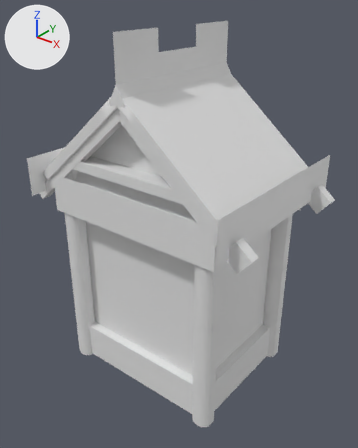
What one commit did to the FBX model Assets/Models/stone_building_tallandslim.fbx.
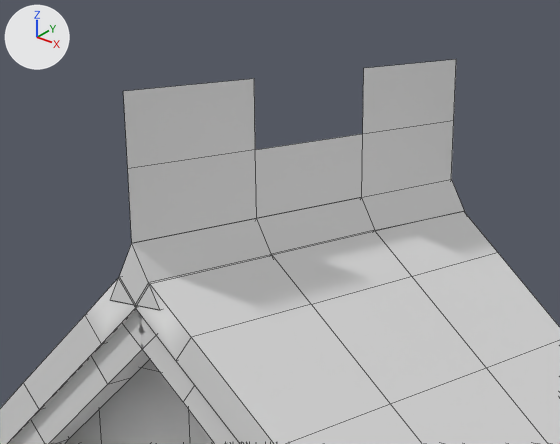
Each version appears first whole from a 50 mm lens placed at (-15.93, 60.73, 13.79), pointed at (-23.3, 69.94, 8.08), and next in a close-up on the part from 20% to 74% of the width and 0% to 34% of the height. Arrows for +X, +Y and +Z are at upper left; the lights stay in place. The close-ups show mesh edges as thin lines. Materials are left out; every surface is plain grey. Vertices at the same position are counted once.

Script lines for the objects in view, before the commit:
```python
me_cube_442 = bpy.data.meshes.new('Cube.442')
me_cube_442.from_pydata(...)  # 1792 vertices, 1094 faces; spans x -3.4..3.38, y -2.38..2.62, z -3.95..5.18
# faces by material slot: [984, 110]
me_cube_442.materials.append(mat_tileset_01)
me_cube_442.materials.append(mat_brick_bright_tileset)
ob_stone_building_tallandslim = bpy.data.objects.new('stone_building_tallandslim', me_cube_442)
ob_stone_building_tallandslim.location = (-23.35, 69.95, 7.77)
```
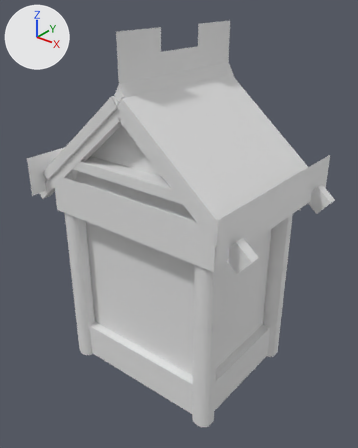
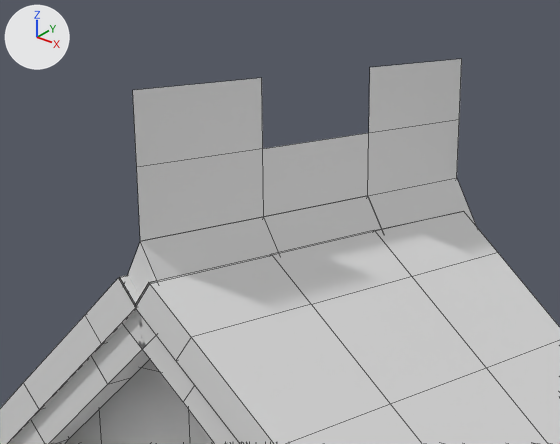
Where the change shows, as pixel boxes (x1, y1, x2, y2) in the close-ups (560 x 444 px; the box of a moved part takes in the faces that stretch with it):
```json
{"part": 1, "of": "me_cube_442", "change": "moved or reshaped", "before": [111, 244, 160, 310], "after": [124, 242, 157, 296]}
{"part": 2, "of": "me_cube_442", "change": "moved or reshaped", "before": [123, 59, 456, 243], "after": [133, 59, 462, 241]}
{"part": 3, "of": "me_cube_442", "change": "rebuilt", "before": [132, 179, 465, 306], "after": [368, 178, 476, 230]}
{"part": 4, "of": "me_cube_442", "change": "moved or reshaped", "before": [65, 211, 498, 444], "after": [65, 196, 498, 444]}
```

Edits to the scene script, one JSON object a line:
```json
{"block": "me_cube_442", "where": "# used by ob_stone_building_tallandslim; location = (-23.35, 69.95, 7.77)"}
{"op": "remove", "block": "me_cube_442", "code": "me_cube_442.from_pydata(...)  # 1792 vertices, 1094 faces; spans x -3.4..3.38, y -2.38..2.62, z -3.95..5.18"}
{"op": "add", "block": "me_cube_442", "code": "me_cube_442.from_pydata(...)  # 1843 vertices, 1094 faces; spans x -3.4..3.38, y -2.38..2.62, z -3.95..5.18"}
{"block": "me_cube_442", "change": "me_cube_442 part 1: the loose piece of 4 vertices spanning x -0.26..0.24, y -1.99, z 3.74..4.18 is moved by (0.0, 0.08, 0.0)"}
{"block": "me_cube_442", "change": "me_cube_442 part 2: the loose piece of 12 vertices spanning x -0.01, y -1.99..2.04, z 4.18..5.18 is moved by (0.0, 0.08, 0.0)"}
{"block": "me_cube_442", "change": "me_cube_442 part 3: the loose piece of 24 vertices spanning x -0.26..0.24, y -1.99..2.04, z 3.74..4.18 is rebuilt with 12 vertices and now spans x -0.26..0.24, y -1.9..2.13, z 3.74..4.18"}
{"block": "me_cube_442", "change": "me_cube_442 part 4"}
{"block": "me_cube_442", "change": "26 vertices are removed from x -2.4..2.39, y -1.89..1.93, z -3.95..2.03"}
{"block": "me_cube_442", "change": "92 faces are deleted"}
{"block": "me_cube_442", "change": "50 vertices are added at x -2.87..2.85, y -1.99..2.13, z -3.95..4.18"}
{"block": "me_cube_442", "change": "13 new vertices lie (0.0, 0.0, -1.0) away from vertices in x -2.4..2.39, y -1.89..1.52, z -2.95..3.1"}
{"block": "me_cube_442", "change": "8 new vertices lie (0.0, -0.13, 0.0) away from vertices in x -2.4..2.39, y -1.52, z -3.95..2.03"}
{"block": "me_cube_442", "change": "8 new vertices lie (0.0, -0.19, 0.0) away from vertices in x -2.34..2.32, y -1.46, z -3.95..2.03"}
{"block": "me_cube_442", "change": "6 new vertices lie (1.0, 0.0, 0.0) away from vertices in x -2.01..0.99, y -1.73..1.98, z -2.9..2.1"}
{"block": "me_cube_442", "change": "8 new vertices lie (0.0, 0.0, 1.0) away from vertices in x -2.87..2.85, y -1.95..0.62, z 0.69..1.12"}
{"block": "me_cube_442", "change": "99 new faces join them"}
```
